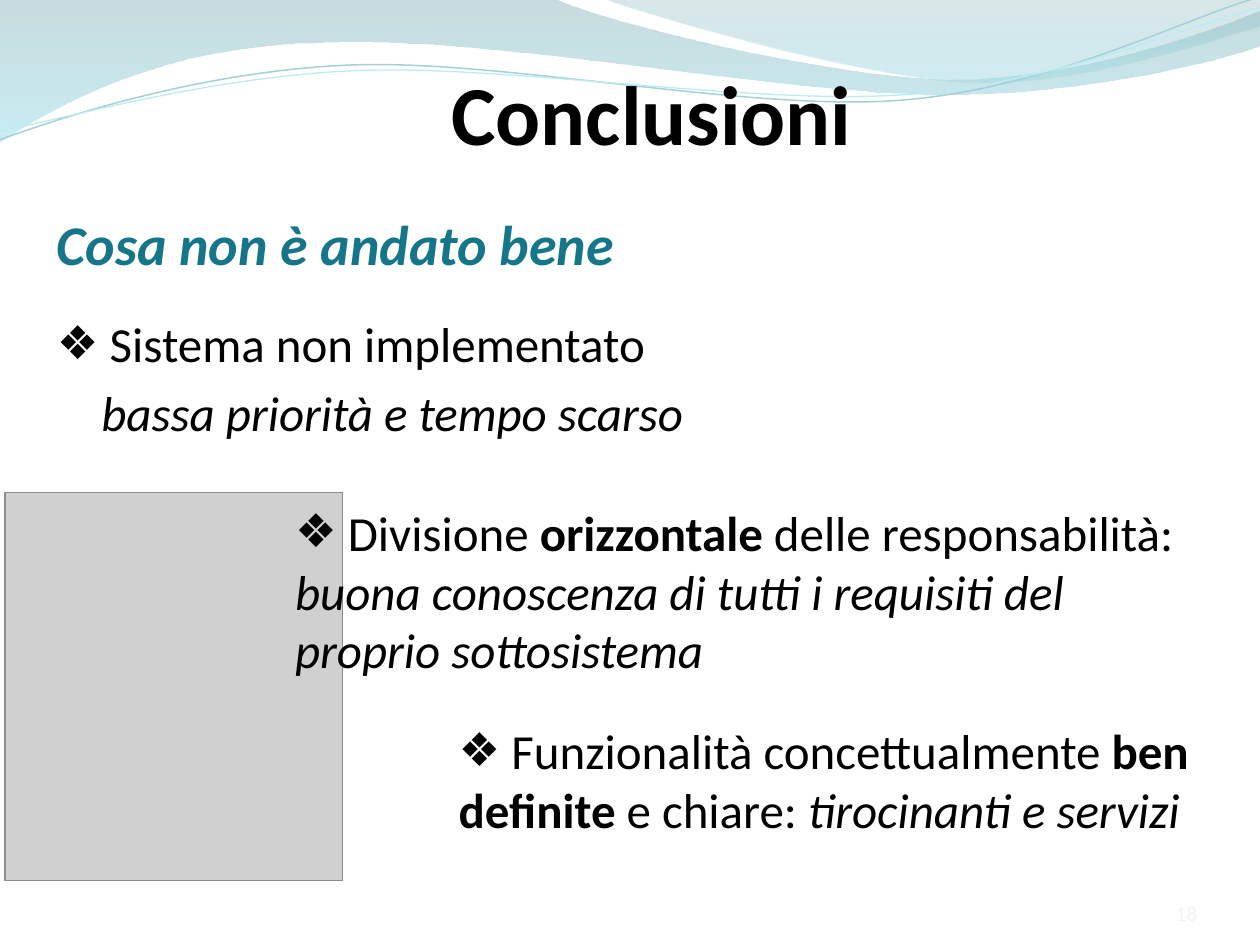
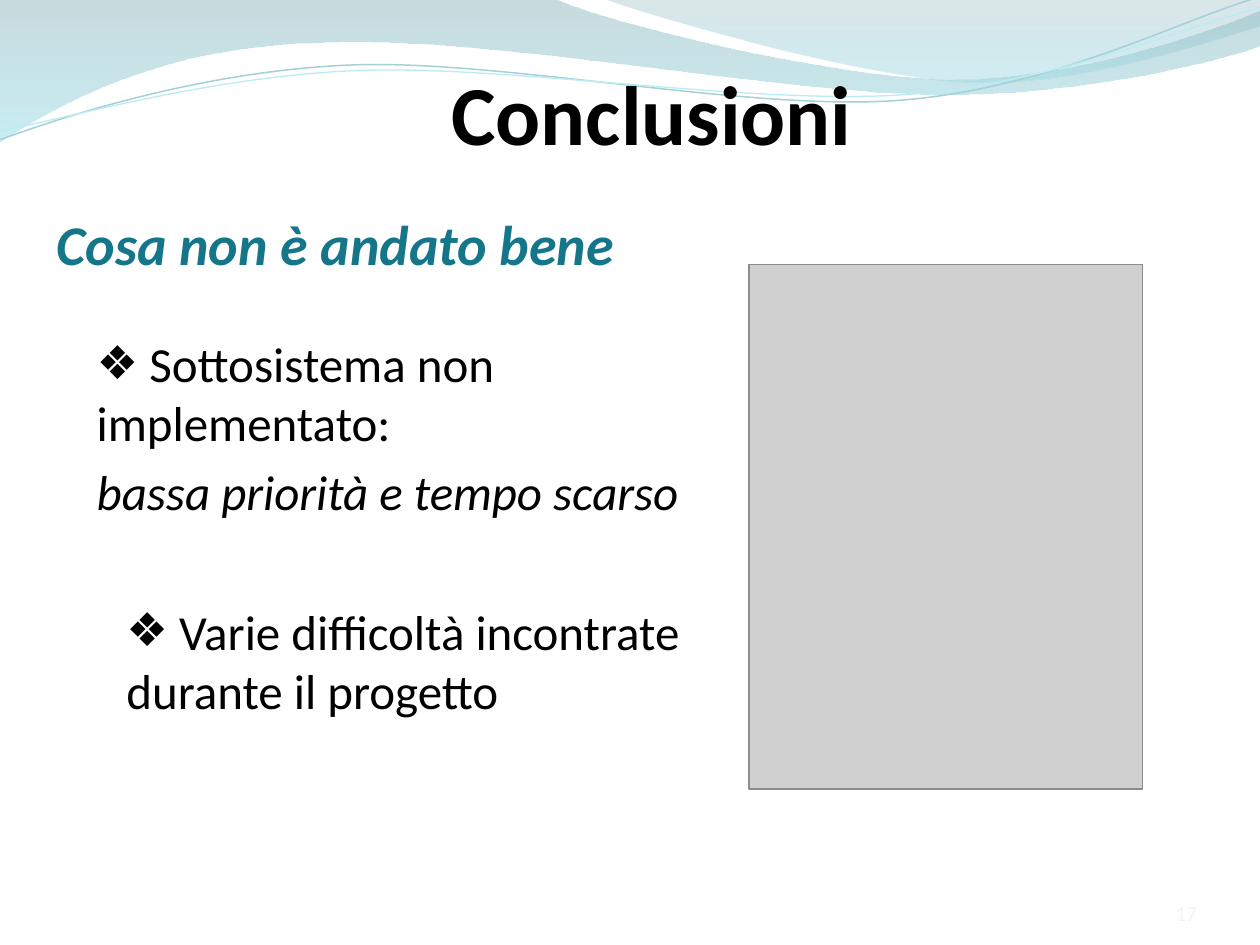
Before and after one commit to ammirate/at-silo, a slide deck: slide 17 of Presentazione/Atsilo2/Ferrara/Ferrara_M_PresentazioneFinale.pptx (slide 18 before the commit). Drawn at 1260x945 pixels with LibreOffice and Linux fonts; fonts in the diff are those of the drawing; grey boxes stand for pictures. Boxes give left, top, right and bottom in pixels: in the first picture for what was removed or moved away, otherwise in the second. Text is boxed around its words. In the diff, an @@ line names an element or a change of style, - is before the commit and + after.

```diff
--- a/Presentazione/Atsilo2/Ferrara/Ferrara_M_PresentazioneFinale.pptx
+++ b/Presentazione/Atsilo2/Ferrara/Ferrara_M_PresentazioneFinale.pptx
@@ picture added at bbox=[748, 265, 1142, 790] @@
@@ text "Sottosistema non implementato:": place and size @@
-text "Sottosistema non implementato:" at bbox=[101, 328, 683, 439]
+text "Sottosistema non implementato:" at bbox=[97, 348, 678, 518]
@@ text at bbox=[97, 348, 494, 449]: text changed @@
-❖ Sistema non implementato
+❖ Sottosistema non implementato:
@@ picture removed at bbox=[5, 493, 343, 881] @@
@@ text removed at bbox=[295, 516, 1173, 680] @@
-❖ Divisione orizzontale delle responsabilità: buona conoscenza di tutti i requisiti del proprio sottosistema
@@ text added at bbox=[126, 616, 680, 718], 28 pt, text #000000 @@
+❖ Varie difficoltà incontrate durante il progetto
@@ text removed at bbox=[459, 734, 1189, 829] @@
-❖ Funzionalità concettualmente ben definite e chiare: tirocinanti e servizi
```
Also in this commit, not shown: 10 other slides changed, 2 slides added.
